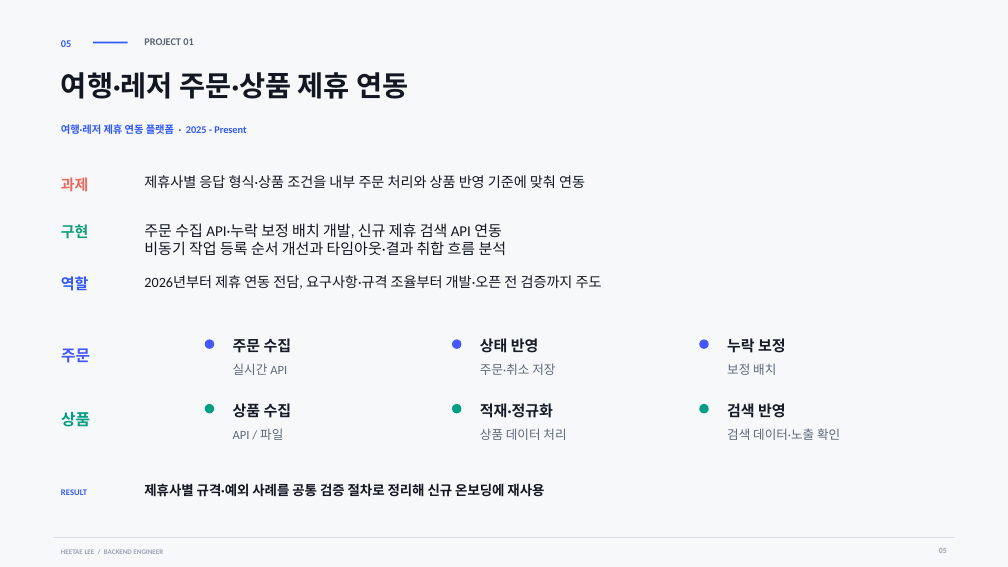
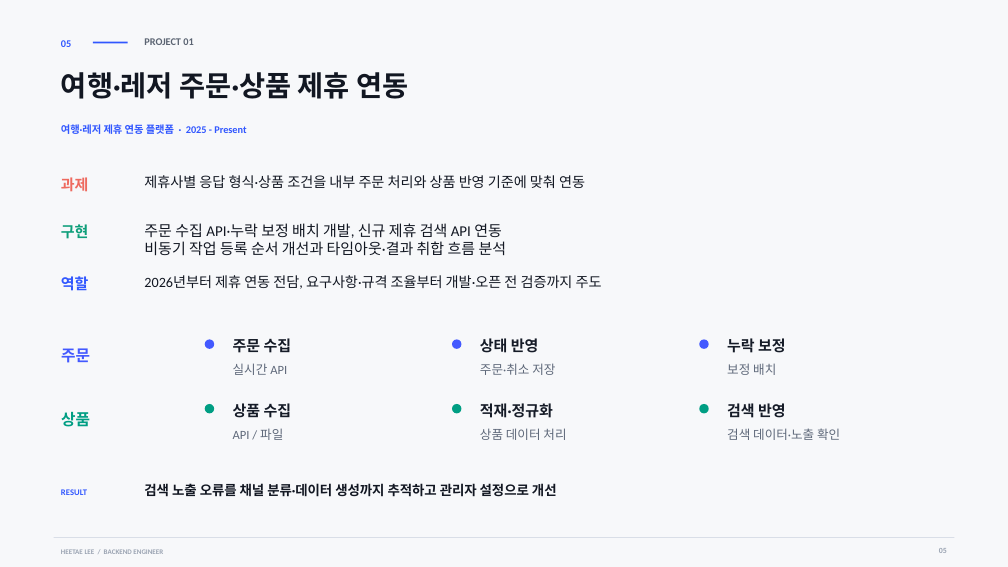
Before and after one commit to heetae-L/heetae-L.github.io, a slide deck: slide 5 of public/downloads/heetae-lee-portfolio.pptx. Drawn at 1008x567 pixels with LibreOffice and Linux fonts; fonts in the diff are those of the drawing. Boxes give left, top, right and bottom in pixels: in the first picture for what was removed or moved away, otherwise in the second. Text is boxed around its words. In the diff, an @@ line names an element or a change of style, - is before the commit and + after.

```diff
--- a/public/downloads/heetae-lee-portfolio.pptx
+++ b/public/downloads/heetae-lee-portfolio.pptx
@@ text at box(144, 483, 557, 497): text changed @@
-제휴사별 규격·예외 사례를 공통 검증 절차로 정리해 신규 온보딩에 재사용
+검색 노출 오류를 채널 분류·데이터 생성까지 추적하고 관리자 설정으로 개선
```
Also in this commit, not shown: 2 other slides changed, 4 other files.
